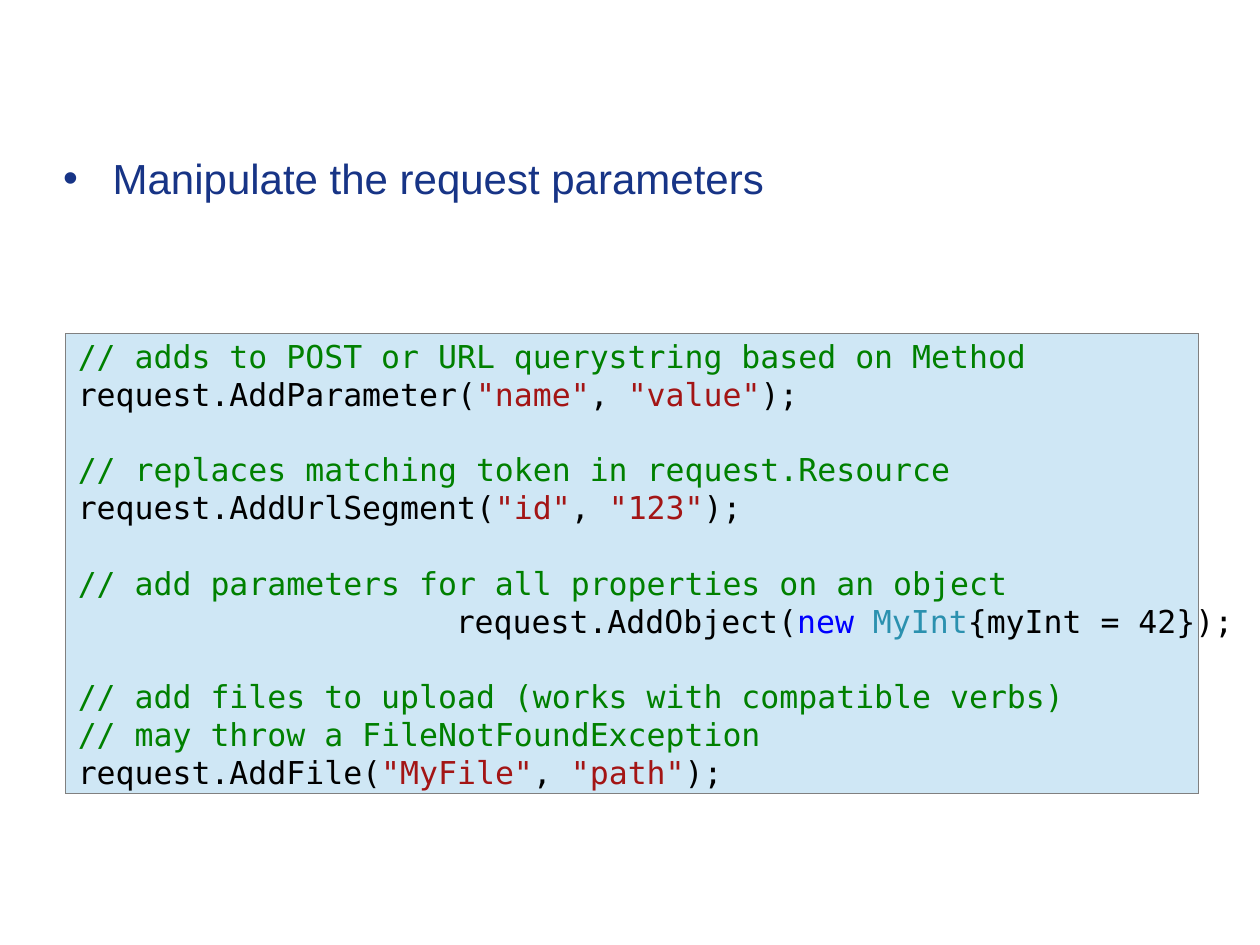
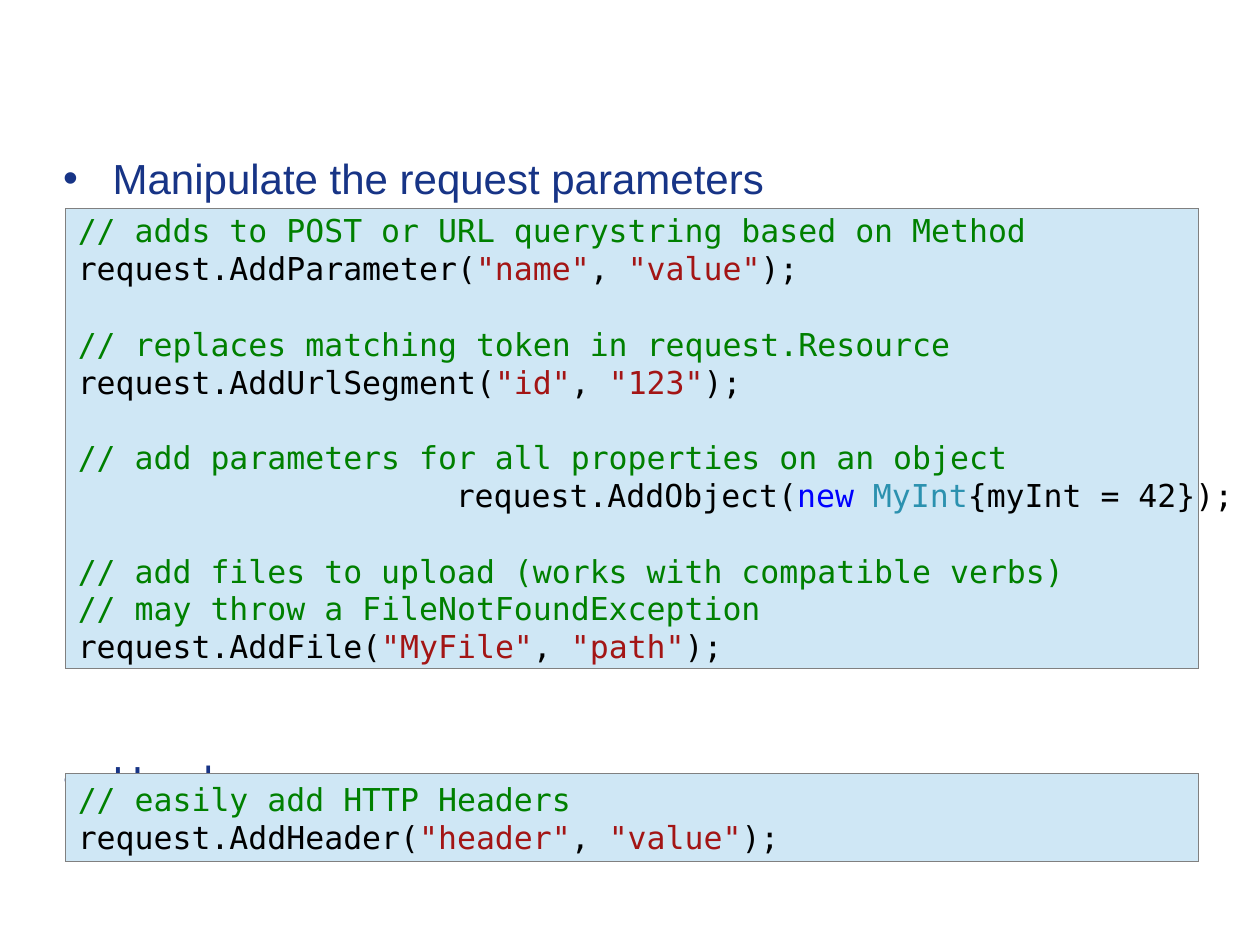
Before and after one commit to Timothep/MarathonWOShoes, a slide deck: slide 31 of BarefootMarathon.odp. Drawn at 1260x945 pixels with LibreOffice and Linux fonts; fonts in the diff are those of the drawing; background and template pictures are left out. Boxes give left, top, right and bottom in pixels: in the first picture for what was removed or moved away, otherwise in the second. Text is boxed around its words. In the diff, an @@ line names an element or a change of style, - is before the commit and + after.

```diff
--- a/BarefootMarathon.odp
+++ b/BarefootMarathon.odp
@@ rectangle "// adds to POST or ...": place and size @@
-rectangle "// adds to POST or ..." at bbox=[66, 334, 1198, 794]
+rectangle "// adds to POST or ..." at bbox=[66, 208, 1198, 668]
@@ rectangle added at bbox=[66, 774, 1198, 862], fill #CFE7F5, outline #808080 0 pt, 18 pt, text #008000 @@
+// easily add HTTP Headers
+request.AddHeader("header", "value");
@@ text at bbox=[113, 762, 272, 804]: paragraph added @@
+• Headers
```
Also in this commit, not shown: 12 other slides changed, 1 slide removed, 2 other files.
